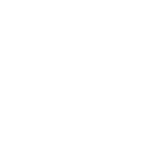
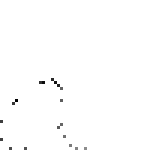
Layered file, before and after one edit (150x150). Changes by layer:
showed group "Маленькие" (1st of 2, in "Буквы") (35 layers) over left=0, top=78, right=87, bottom=150
added layer "б" in group "Маленькие" over left=0, top=78, right=87, bottom=150
added layer "в" in group "Маленькие" over left=0, top=78, right=87, bottom=150
added layer "г" in group "Маленькие" over left=0, top=78, right=87, bottom=150
added layer "д" in group "Маленькие" over left=0, top=78, right=87, bottom=150
added layer "е" in group "Маленькие" over left=0, top=78, right=87, bottom=150
added layer "L^е" in group "Маленькие" over left=0, top=78, right=87, bottom=150
added layer "R^е" in group "Маленькие" over left=0, top=78, right=87, bottom=150
added layer "ж" in group "Маленькие" over left=0, top=78, right=87, bottom=150
added layer "з" in group "Маленькие" over left=0, top=78, right=87, bottom=150
added layer "и" in group "Маленькие" over left=0, top=78, right=87, bottom=150
added layer "^и" in group "Маленькие" over left=0, top=78, right=87, bottom=150
added layer "к" in group "Маленькие" over left=0, top=78, right=87, bottom=150
added layer "л" in group "Маленькие" over left=0, top=78, right=87, bottom=150
added layer "м" in group "Маленькие" over left=0, top=78, right=87, bottom=150
added layer "н" in group "Маленькие" over left=0, top=78, right=87, bottom=150
added layer "о" in group "Маленькие" over left=0, top=78, right=87, bottom=150
added layer "п" in group "Маленькие" over left=0, top=78, right=87, bottom=150
added layer "р" in group "Маленькие" over left=0, top=78, right=87, bottom=150
added layer "с" in group "Маленькие" over left=0, top=78, right=87, bottom=150
added layer "т" in group "Маленькие" over left=0, top=78, right=87, bottom=150
added layer "у" in group "Маленькие" over left=0, top=78, right=87, bottom=150
added layer "ф" in group "Маленькие" over left=0, top=78, right=87, bottom=150
…and 11 more changes (11 added)
